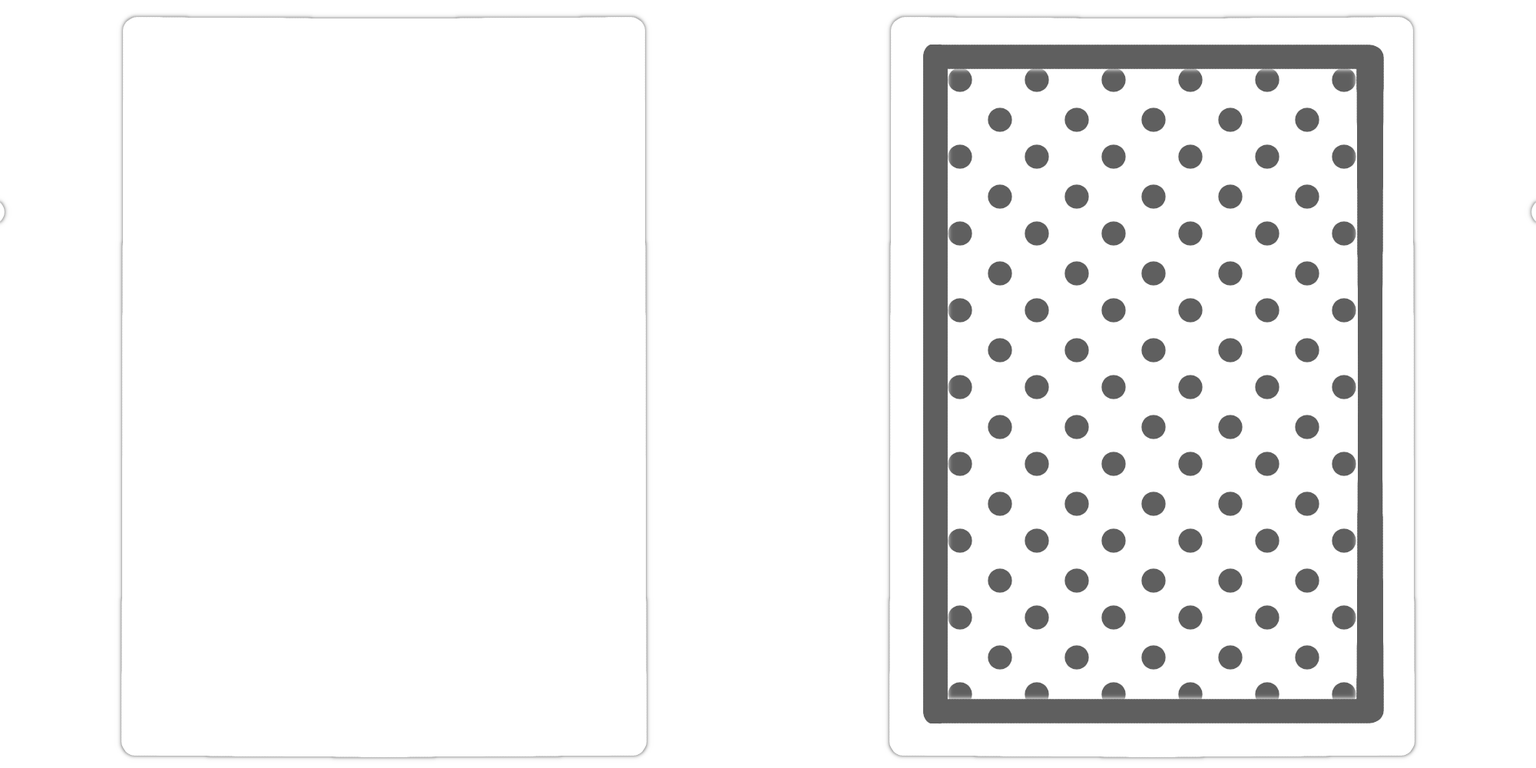
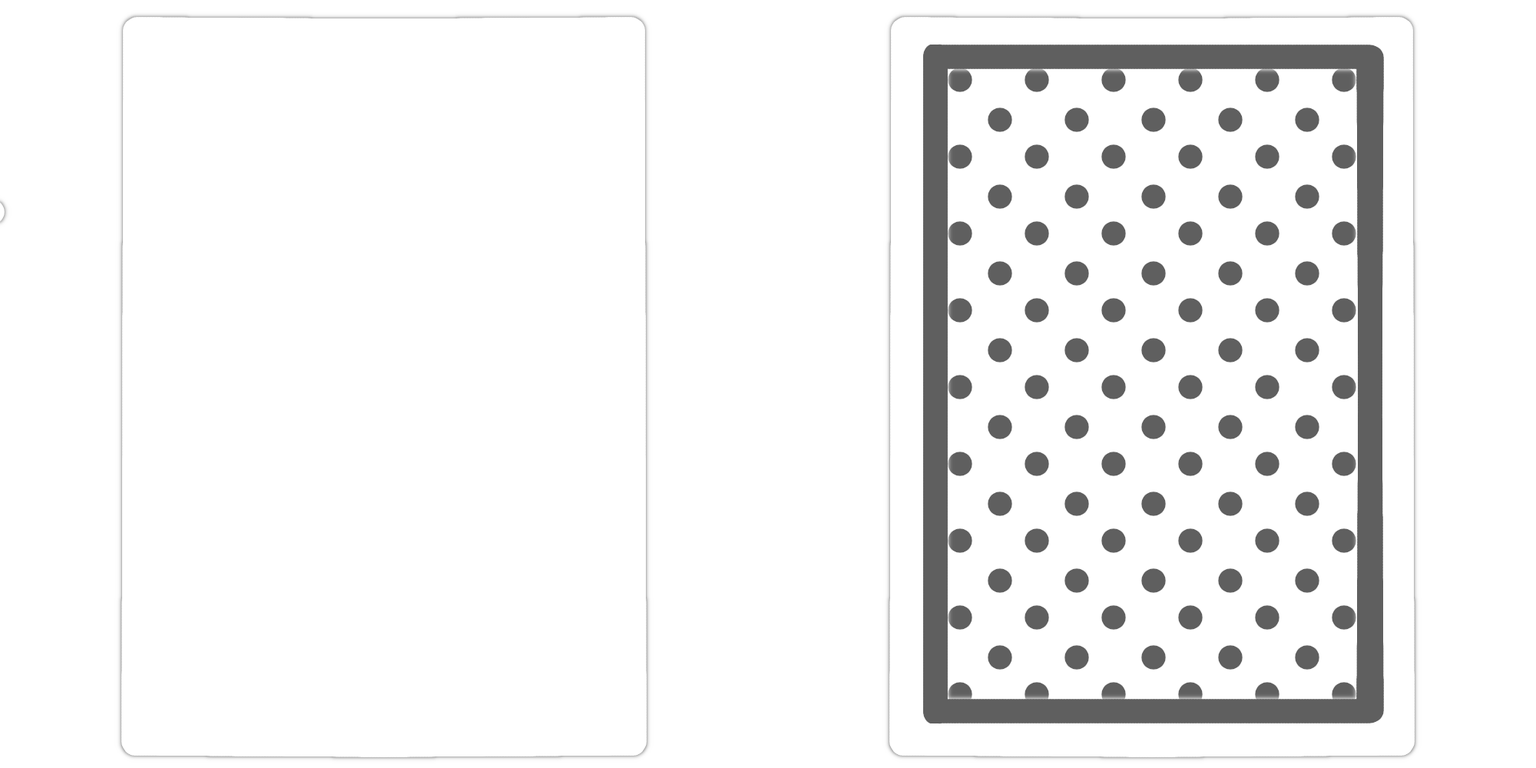
Revision of a layered 1536px x 768px image; what changed, layer by layer:
painted on "Pasted Layer" over [left=1526, top=197, right=1536, bottom=227]
